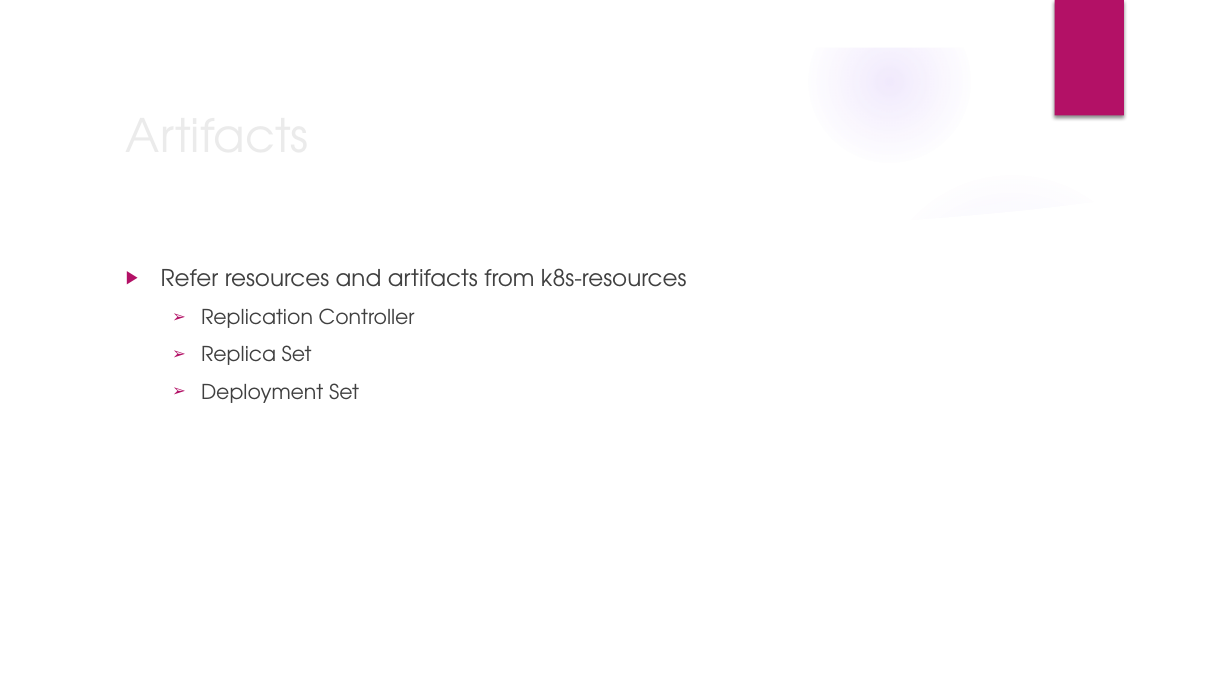
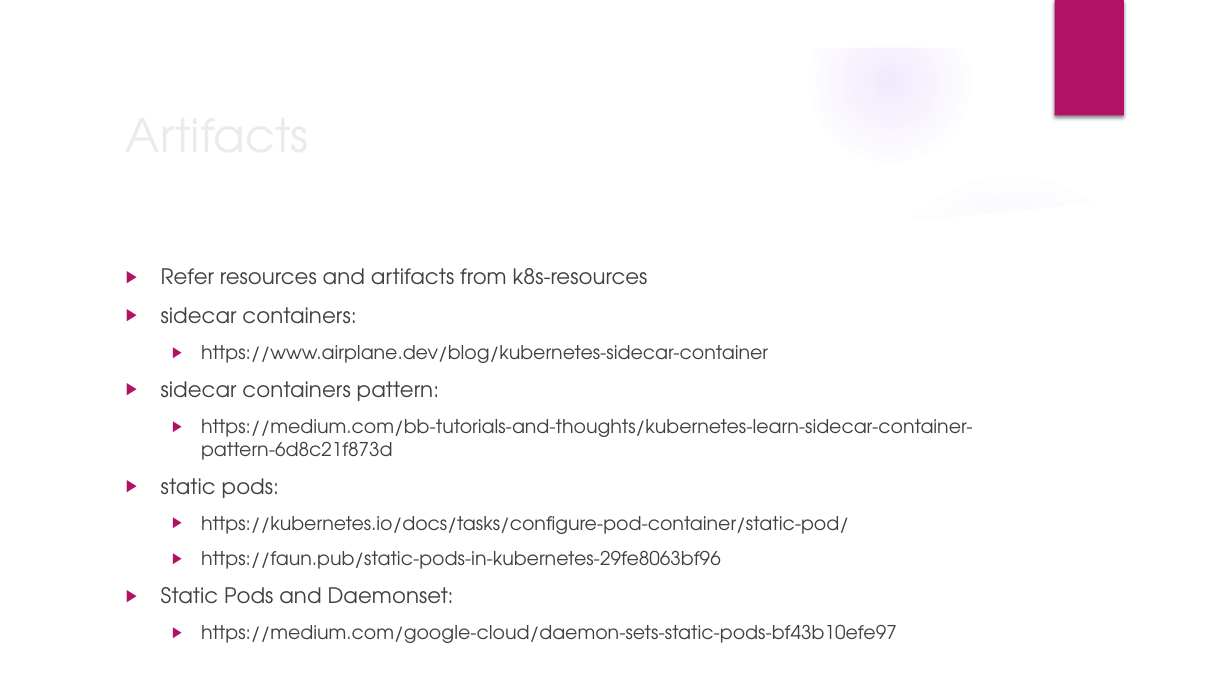
Before and after one commit to deepkumartraining/docker-k8s-April23, a slide deck: slide 3 of Day28/DockerAndKubernetes_Training-Day28.pptx. Drawn at 1232x693 pixels with LibreOffice and Linux fonts; fonts in the diff are those of the drawing; background and template pictures are left out. Boxes give left, top, right and bottom in pixels: in the first picture for what was removed or moved away, otherwise in the second. Text is boxed around its words. In the diff, an @@ line names an element or a change of style, - is before the commit and + after.

```diff
--- a/Day28/DockerAndKubernetes_Training-Day28.pptx
+++ b/Day28/DockerAndKubernetes_Training-Day28.pptx
@@ text at [161, 268, 648, 285]: size 18 to 16.6 pt in "Refer resources and artifacts from k8s-resources" @@
@@ text at [161, 307, 973, 643]: text changed; size 16 to 14.8 pt @@
-  ➢ Replication Controller
-  ➢ Replica Set
-  ➢ Deployment Set
+▶ sidecar containers:
+  ▶ https://www.airplane.dev/blog/kubernetes-sidecar-container
+▶ sidecar containers pattern:
+  ▶ https://medium.com/bb-tutorials-and-thoughts/kubernetes-learn-sidecar-container-pattern-6d8c21f873d
+▶ static pods:
+  ▶ https://kubernetes.io/docs/tasks/configure-pod-container/static-pod/
+  ▶ https://faun.pub/static-pods-in-kubernetes-29fe8063bf96
+▶ Static Pods and Daemonset:
+  ▶ https://medium.com/google-cloud/daemon-sets-static-pods-bf43b10efe97
```
Also in this commit, not shown: 1 other slide changed, 4 other files.
